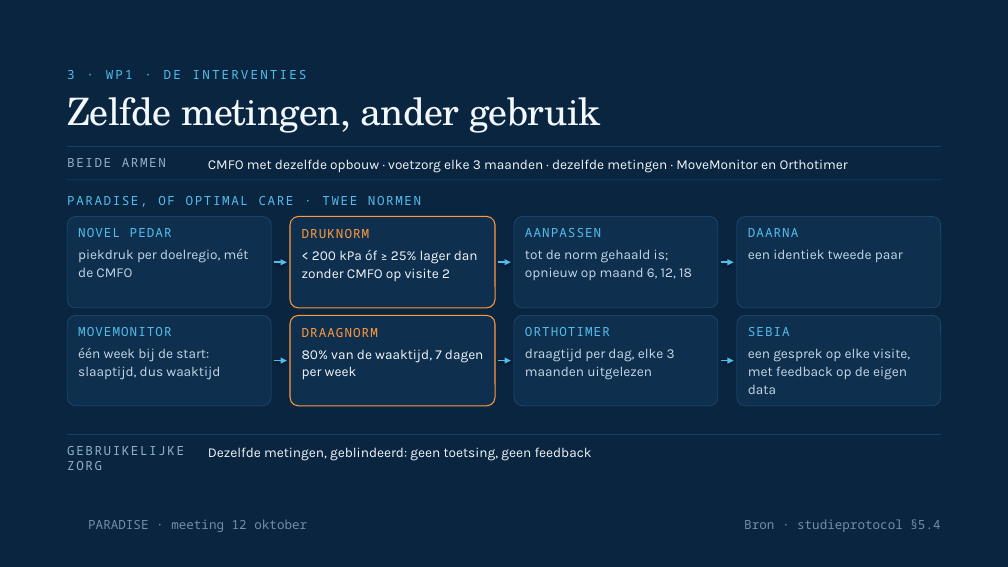
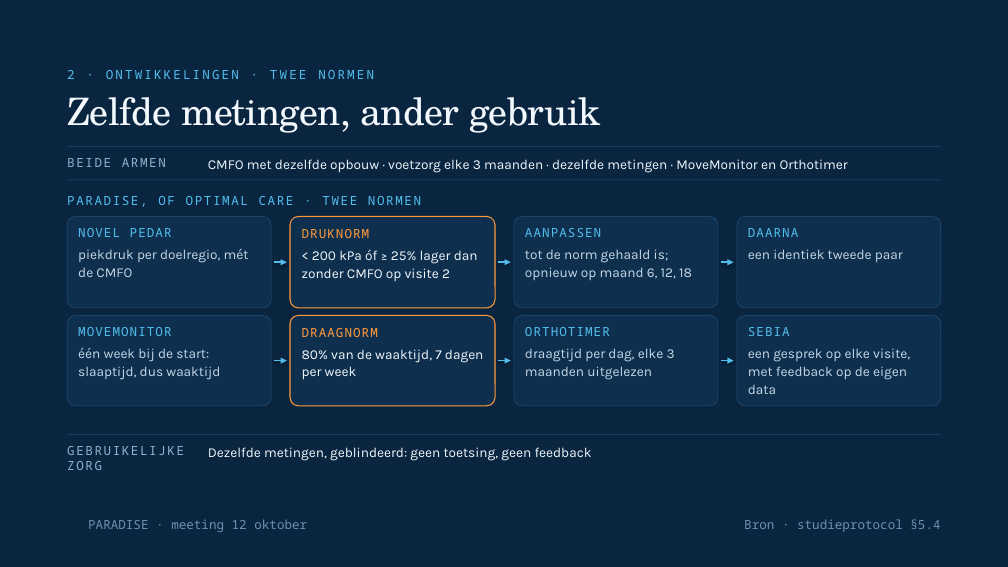
Before and after one commit to Dellfs/paradise-project, a slide deck: slide 8 of PARADISE_presentatie/webdecks/PARADISE_voetklinieken_12okt.pptx (slide 10 before the commit). Drawn at 1008x567 pixels with LibreOffice and Linux fonts; fonts in the diff are those of the drawing; background and template pictures are left out. Boxes give left, top, right and bottom in pixels: in the first picture for what was removed or moved away, otherwise in the second. Text is boxed around its words. In the diff, an @@ line names an element or a change of style, - is before the commit and + after.

```diff
--- a/PARADISE_presentatie/webdecks/PARADISE_voetklinieken_12okt.pptx
+++ b/PARADISE_presentatie/webdecks/PARADISE_voetklinieken_12okt.pptx
@@ text at bbox=[67, 70, 374, 79]: text changed @@
-3 · WP1 · DE INTERVENTIES
+2 · ONTWIKKELINGEN · TWEE NORMEN
```
Also in this commit, not shown: 10 other slides changed.
